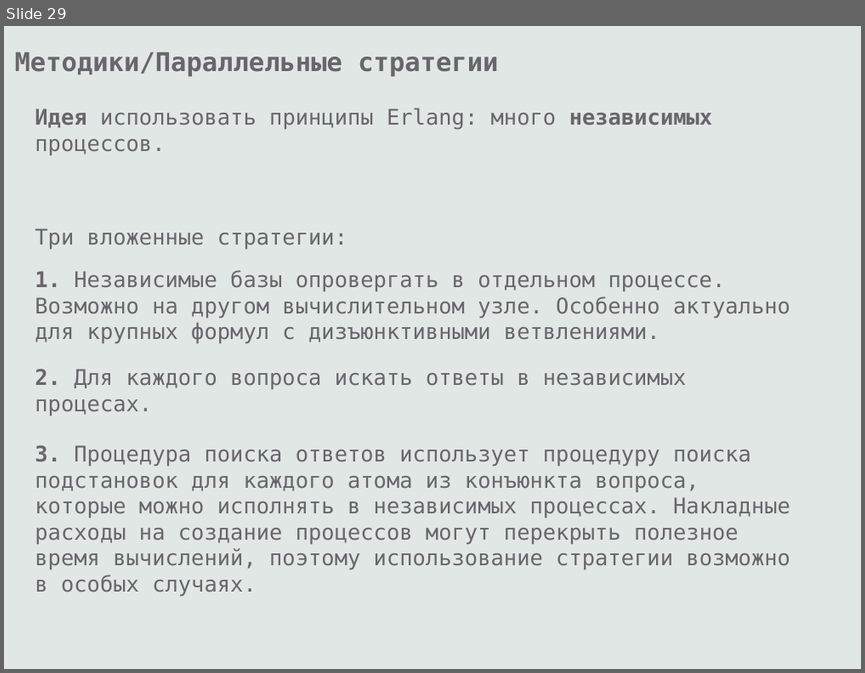
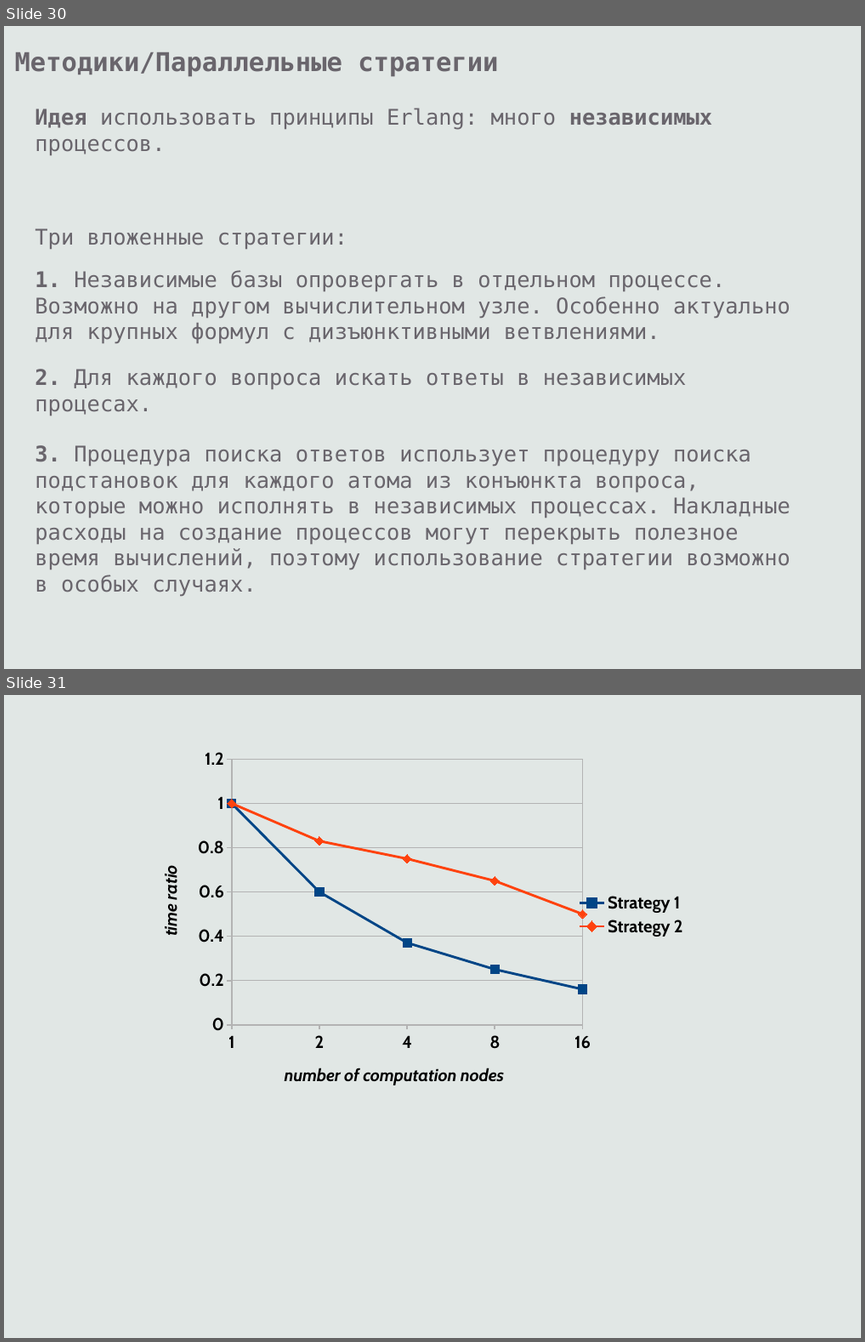
Before and after one commit to eugeneai/prisnif, a slide deck: brick/pres/pacman.odp. Shown one above the other, each under a label of ours: slide 29 before the commit, slides 30 and 31 after it. The pictures are 865x673 and 865x1342 pixels, drawn with LibreOffice and Linux fonts; fonts in the diff are those of the drawing. Boxes give left, top, right and bottom in pixels: in the first picture for what was removed or moved away, otherwise in the second. Text is boxed around its words. In the diff, an @@ line names an element or a change of style, - is before the commit and + after.

```diff
--- a/brick/pres/pacman.odp
+++ b/brick/pres/pacman.odp
@@ slide 31 added at (x1=4, y1=695, x2=861, y2=1338), background #E1E7E5 @@
@@ line chart added at (x1=142, y1=742, x2=723, y2=1103) @@
+categories: 1, 2, 4, 8, 16
+Strategy 1: 1, 0.6, 0.37, 0.25, 0.16
+Strategy 2: 1, 0.83, 0.75, 0.65, 0.5
@@ what was slide 29 is now slide 30 @@
```
Also in this commit, not shown: 4 slides changed, 5 other slides added, 3 slides removed.
